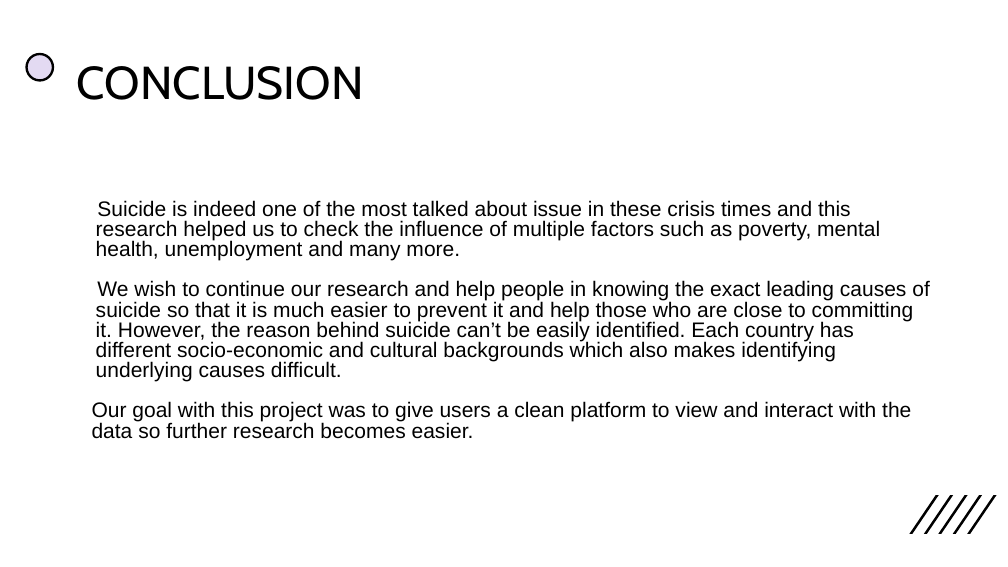
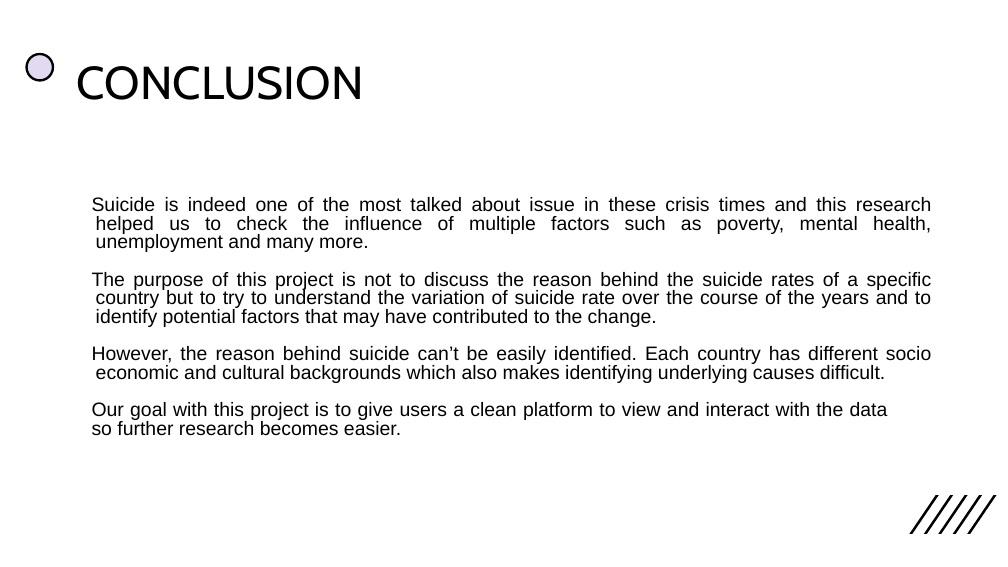
Before and after one commit to prasannarangam21/Project2, a slide deck: slide 16 of PROJECT-2.pptx. Drawn at 1008x567 pixels with LibreOffice and Linux fonts; fonts in the diff are those of the drawing. Boxes give left, top, right and bottom in pixels: in the first picture for what was removed or moved away, otherwise in the second. Text is boxed around its words. In the diff, an @@ line names an element or a change of style, - is before the commit and + after.

Commit message:
Updated few slides

```diff
--- a/PROJECT-2.pptx
+++ b/PROJECT-2.pptx
@@ text at box(92, 197, 932, 252): size 20 to 18.5 pt in "Suicide is indeed one of the most ..."; alignment left to justified @@
@@ text at box(92, 272, 932, 436): text changed; size 20 to 18.5 pt @@
-We wish to continue our research and help people in knowing the exact leading causes of suicide so that it is much easier to prevent it and help those who are close to committing it. However, the reason behind suicide can’t be easily identified. Each country has different socio-economic and cultural backgrounds which also makes identifying underlying causes difficult.
-Our goal with this project was to give users a clean platform to view and interact with the data so further research becomes easier.
+The purpose of this project is not to discuss the reason behind the suicide rates of a specific country but to try to understand the variation of suicide rate over the course of the years and to identify potential factors that may have contributed to the change.
+However, the reason behind suicide can’t be easily identified. Each country has different socio economic and cultural backgrounds which also makes identifying underlying causes difficult.
+Our goal with this project is to give users a clean platform to view and interact with the data so further research becomes easier.
```
Also in this commit, not shown: 4 other slides changed.
